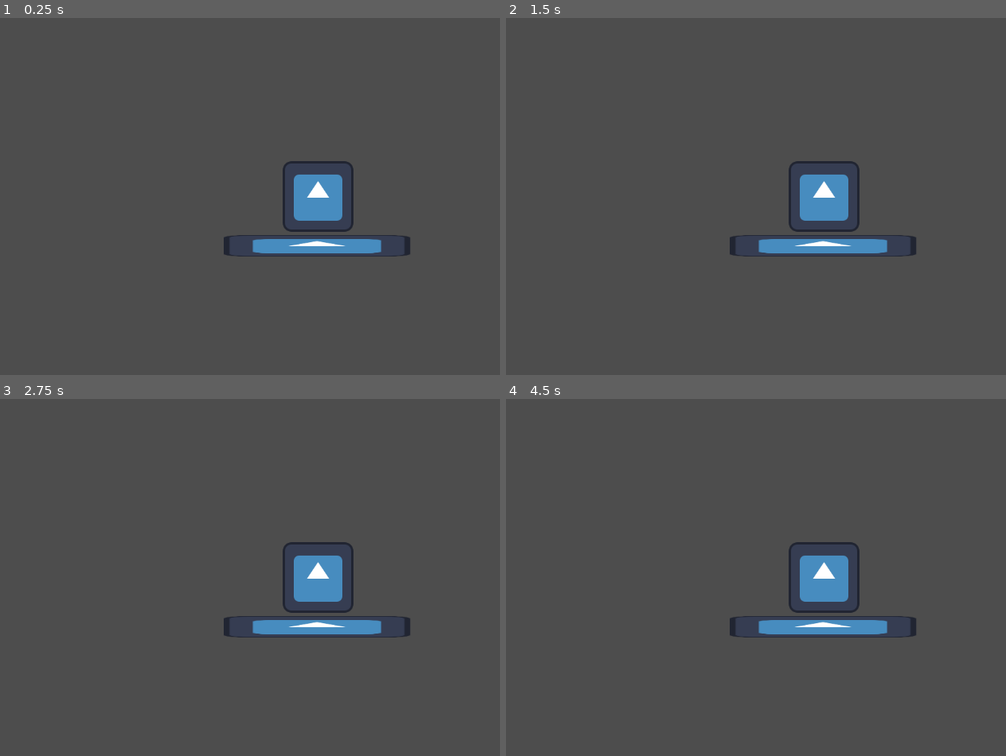
Above: before the commit, frames 1-4 (two rows, left to right).
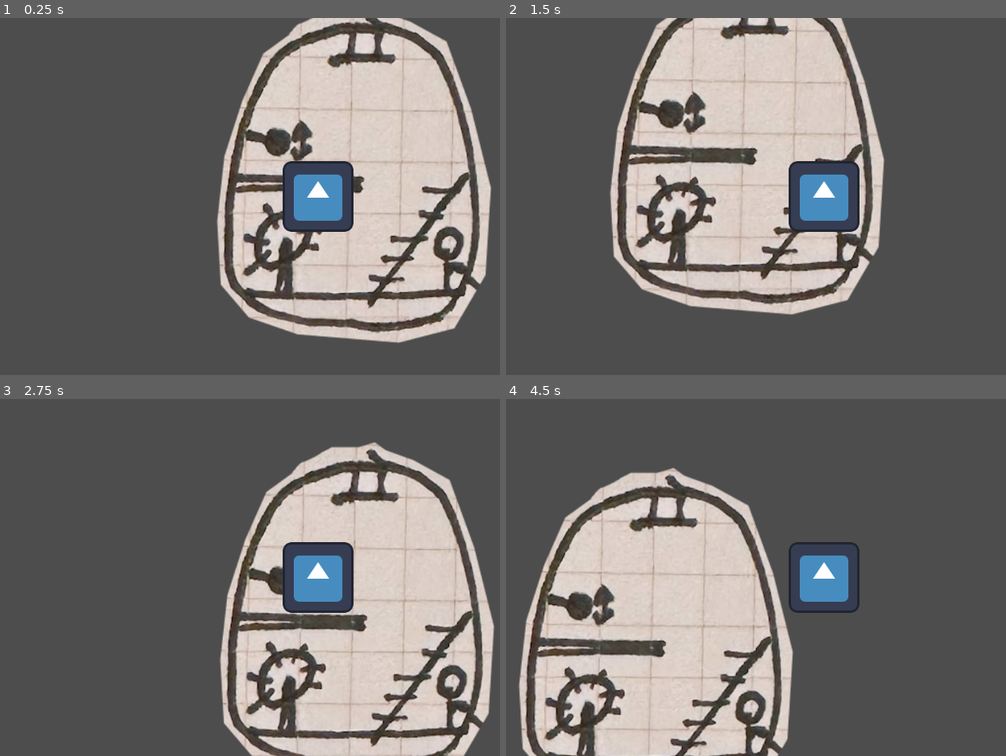
Above: after the commit, the same moments.

Repository: calzila/GGJ_2025
Game: Godot game, scene res://Overworld.tscn
Same seed, same stepped clock (60 frames per second), same inputs: the game is played once before the commit and once after it. The engine's default icon, where the game draws it, is replaced by a stand-in: a white triangle on a blue panel in a dark square.
Inputs:
- Up to frame 1 (0.25 s): no input
- Up to frame 2 (1.5 s): tap Enter (ui_accept) at 0.5, 0.6, 0.77, 1.07, 1.35 s; hold Right (ui_right) from 0.53 s (still down)
- Up to frame 3 (2.75 s): tap Enter (ui_accept) at 1.52, 1.82, 2.1 s; release Right (ui_right) at 2.03 s; hold Left (ui_left) from 2.03 s (still down)
- Up to frame 4 (4.5 s): release Left (ui_left) at 2.78 s; hold Right (ui_right) 2.78-4.28 s; tap Enter (ui_accept) at 2.85, 3.02, 3.32, 3.6, 3.77, 4.07, 4.35 s; hold Left (ui_left) from 4.28 s (still down)

The runs differ from the first frame. In frame 1, 34% of the frame differs, in the area x 43-99%, y 0-92%; in frame 2, 32%; in frame 3, 32%; in frame 4, 33%.

Commit message:
Setting up the sub interior

Diff:
--- a/Character.tscn
+++ b/Character.tscn
@@ -1,11 +1,13 @@
-[gd_scene load_steps=3 format=3 uid="uid://drfnwotp86vlp"]
+[gd_scene load_steps=4 format=3 uid="uid://drfnwotp86vlp"]
 
 [ext_resource type="Texture2D" uid="uid://cbpymf5bvqtou" path="res://icon.svg" id="1_0qk48"]
+[ext_resource type="Script" path="res://character.gd" id="1_4636m"]
 
 [sub_resource type="RectangleShape2D" id="RectangleShape2D_52wfu"]
 size = Vector2(128, 128)
 
 [node name="CharacterBody2D" type="CharacterBody2D"]
+script = ExtResource("1_4636m")
 
 [node name="Icon" type="Sprite2D" parent="."]
 position = Vector2(0, -66)
--- a/Overworld.tscn
+++ b/Overworld.tscn
@@ -1,8 +1,12 @@
-[gd_scene load_steps=2 format=3 uid="uid://4n0f6f2giqxp"]
+[gd_scene load_steps=3 format=3 uid="uid://4n0f6f2giqxp"]
 
 [ext_resource type="PackedScene" uid="uid://cmxn8qk06my2q" path="res://TheSub.tscn" id="1_q3hvh"]
+[ext_resource type="PackedScene" uid="uid://drfnwotp86vlp" path="res://Character.tscn" id="2_rullj"]
 
 [node name="Node2D" type="Node2D"]
 
 [node name="The Sub" parent="." instance=ExtResource("1_q3hvh")]
 position = Vector2(10, 0)
+
+[node name="CharacterBody2D" parent="." instance=ExtResource("2_rullj")]
+position = Vector2(-57, -110)
--- a/TheSub.tscn
+++ b/TheSub.tscn
@@ -1,10 +1,12 @@
 [gd_scene load_steps=4 format=3 uid="uid://cmxn8qk06my2q"]
 
-[ext_resource type="PackedScene" uid="uid://drfnwotp86vlp" path="res://Character.tscn" id="1_j6xhn"]
-[ext_resource type="Texture2D" uid="uid://cbpymf5bvqtou" path="res://icon.svg" id="2_0vknt"]
+[ext_resource type="Texture2D" uid="uid://te1er00kgs2n" path="res://Pod_1.png" id="2_5i7cj"]
 
 [sub_resource type="RectangleShape2D" id="RectangleShape2D_s0txu"]
-size = Vector2(338, 39)
+size = Vector2(380, 43.5)
+
+[sub_resource type="RectangleShape2D" id="RectangleShape2D_33m84"]
+size = Vector2(37, 312)
 
 [node name="Node2D" type="RigidBody2D"]
 
@@ -12,10 +14,16 @@
 position = Vector2(-4, 19.5)
 shape = SubResource("RectangleShape2D_s0txu")
 
-[node name="CharacterBody2D" parent="." instance=ExtResource("1_j6xhn")]
-position = Vector2(-2, -4)
+[node name="Pod1" type="Sprite2D" parent="."]
+z_index = -1
+position = Vector2(-8, -218)
+scale = Vector2(1.79014, 1.79014)
+texture = ExtResource("2_5i7cj")
 
-[node name="Icon" type="Sprite2D" parent="."]
-position = Vector2(-4, 19.5)
-scale = Vector2(2.64062, 0.304688)
-texture = ExtResource("2_0vknt")
+[node name="Example" type="CollisionShape2D" parent="."]
+position = Vector2(220, -157)
+shape = SubResource("RectangleShape2D_33m84")
+
+[node name="Example2" type="CollisionShape2D" parent="."]
+position = Vector2(-238, -161)
+shape = SubResource("RectangleShape2D_33m84")
--- /dev/null
+++ b/character.gd
@@ -0,0 +1,25 @@
+extends CharacterBody2D
+
+
+const SPEED = 300.0
+const JUMP_VELOCITY = -400.0
+
+
+func _physics_process(delta: float) -> void:
+	# Add the gravity.
+	if not is_on_floor():
+		velocity += get_gravity() * delta
+
+	# Handle jump.
+	if Input.is_action_just_pressed("ui_accept") and is_on_floor():
+		velocity.y = JUMP_VELOCITY
+
+	# Get the input direction and handle the movement/deceleration.
+	# As good practice, you should replace UI actions with custom gameplay actions.
+	var direction := Input.get_axis("ui_left", "ui_right")
+	if direction:
+		velocity.x = direction * SPEED
+	else:
+		velocity.x = move_toward(velocity.x, 0, SPEED)
+
+	move_and_slide()
Binary file added: Pod_1.png
Not shown, added: Pod_1.png.import
